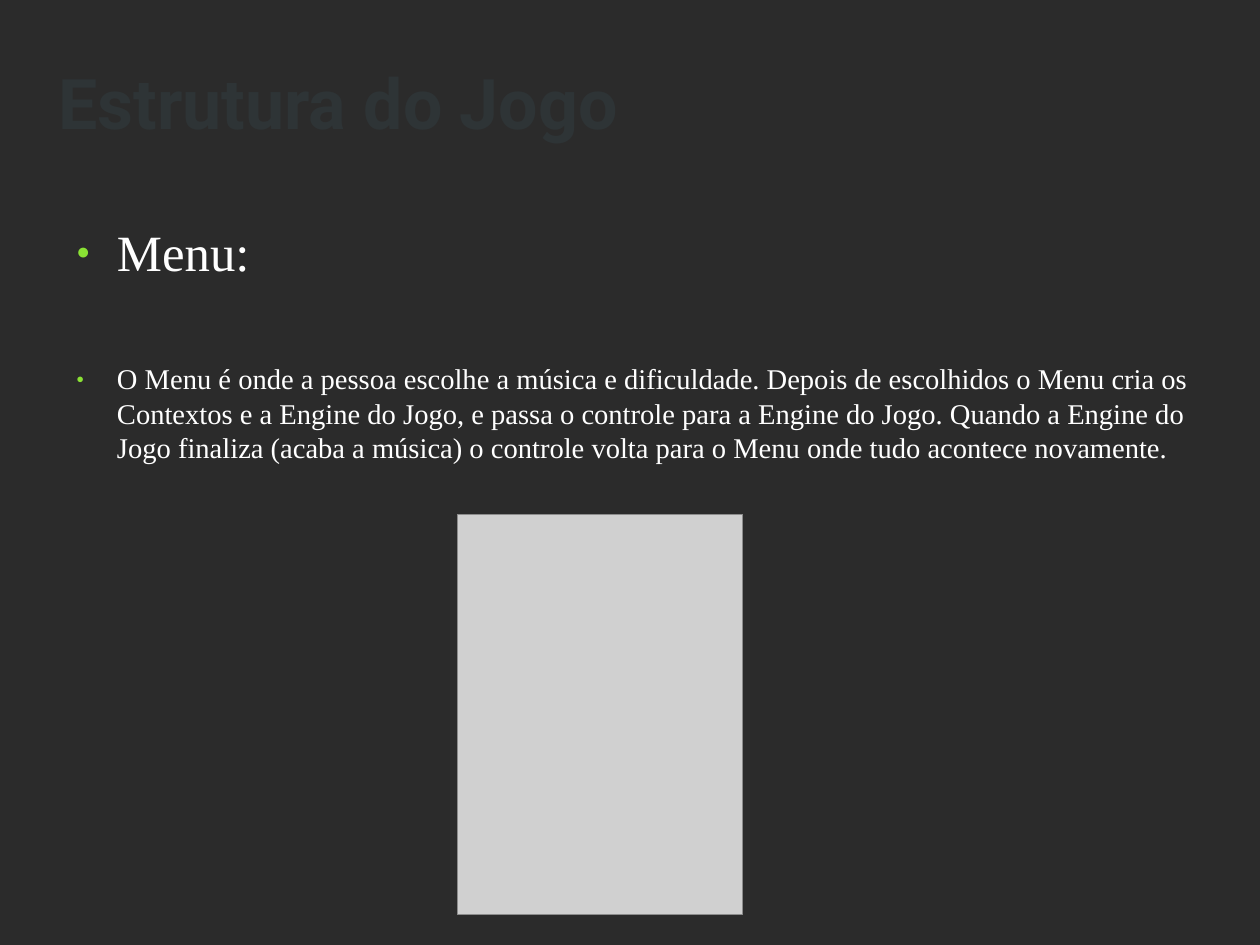
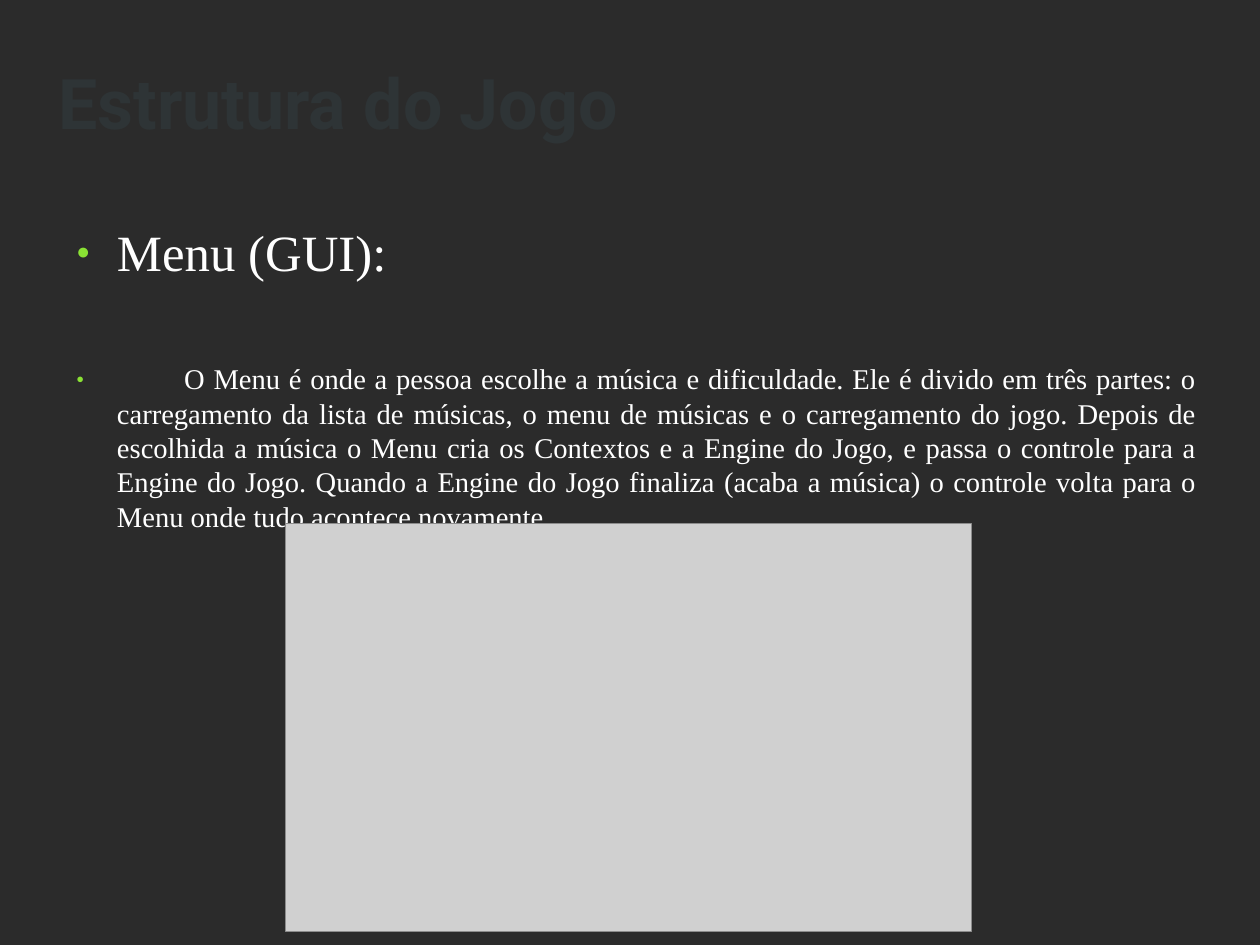
Before and after one commit to pedrovsra/Drumsmith, a slide deck: slide 6 of Apresentacao/Apresentacao.odp. Drawn at 1260x945 pixels with LibreOffice and Linux fonts; fonts in the diff are those of the drawing; grey boxes stand for pictures; background and template pictures are left out; a plain dark background stands for a picture behind light text. Boxes give left, top, right and bottom in pixels: in the first picture for what was removed or moved away, otherwise in the second. Text is boxed around its words. In the diff, an @@ line names an element or a change of style, - is before the commit and + after.

```diff
--- a/Apresentacao/Apresentacao.odp
+++ b/Apresentacao/Apresentacao.odp
@@ text at box(117, 236, 1196, 533): text changed @@
-● Menu:
-● O Menu é onde a pessoa escolhe a música e dificuldade. Depois de escolhidos o Menu cria os Contextos e a Engine do Jogo, e passa o controle para a Engine do Jogo. Quando a Engine do Jogo finaliza (acaba a música) o controle volta para o Menu onde tudo acontece novamente.
+● Menu (GUI):
+● O Menu é onde a pessoa escolhe a música e dificuldade. Ele é divido em três partes: o carregamento da lista de músicas, o menu de músicas e o carregamento do jogo. Depois de escolhida a música o Menu cria os Contextos e a Engine do Jogo, e passa o controle para a Engine do Jogo. Quando a Engine do Jogo finaliza (acaba a música) o controle volta para o Menu onde tudo acontece novamente.
@@ picture: place and size @@
-picture at box(457, 515, 743, 915)
+picture at box(286, 524, 972, 932)
```
Also in this commit, not shown: 8 other slides changed, 1 slide removed, 10 other files.
